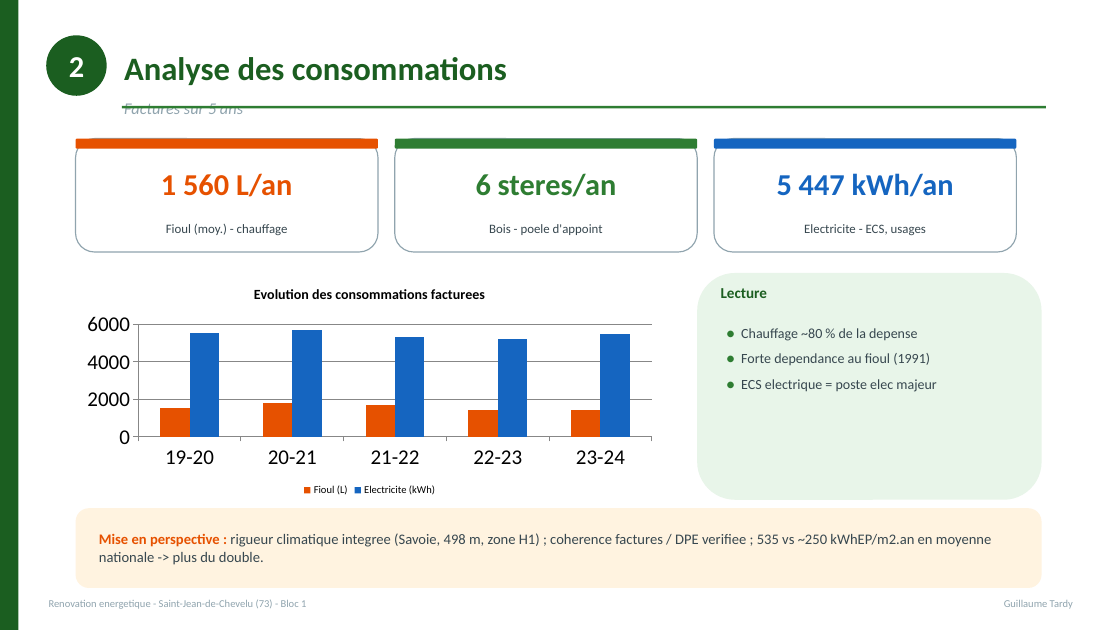
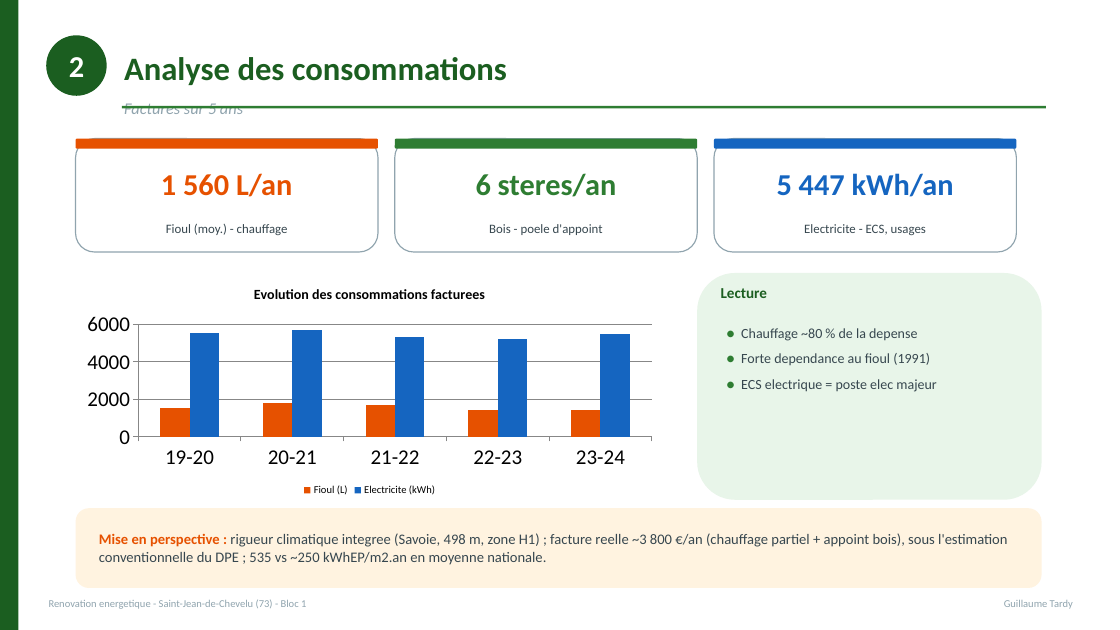
Before and after one commit to guigzT42/licence, a slide deck: slide 8 of Soutenance_Renovation_Saint-Jean-de-Chevelu.pptx. Drawn at 1120x630 pixels with LibreOffice and Linux fonts; fonts in the diff are those of the drawing. Boxes give left, top, right and bottom in pixels: in the first picture for what was removed or moved away, otherwise in the second. Text is boxed around its words. In the diff, an @@ line names an element or a change of style, - is before the commit and + after.

```diff
--- a/Soutenance_Renovation_Saint-Jean-de-Chevelu.pptx
+++ b/Soutenance_Renovation_Saint-Jean-de-Chevelu.pptx
@@ text at [99,533,1007,565]: text changed @@
-Mise en perspective : rigueur climatique integree (Savoie, 498 m, zone H1) ; coherence factures / DPE verifiee ; 535 vs ~250 kWhEP/m2.an en moyenne nationale -> plus du double.
+Mise en perspective : rigueur climatique integree (Savoie, 498 m, zone H1) ; facture reelle ~3 800 €/an (chauffage partiel + appoint bois), sous l'estimation conventionnelle du DPE ; 535 vs ~250 kWhEP/m2.an en moyenne nationale.
```
Also in this commit, not shown: 4 other slides changed, 1 other file.
